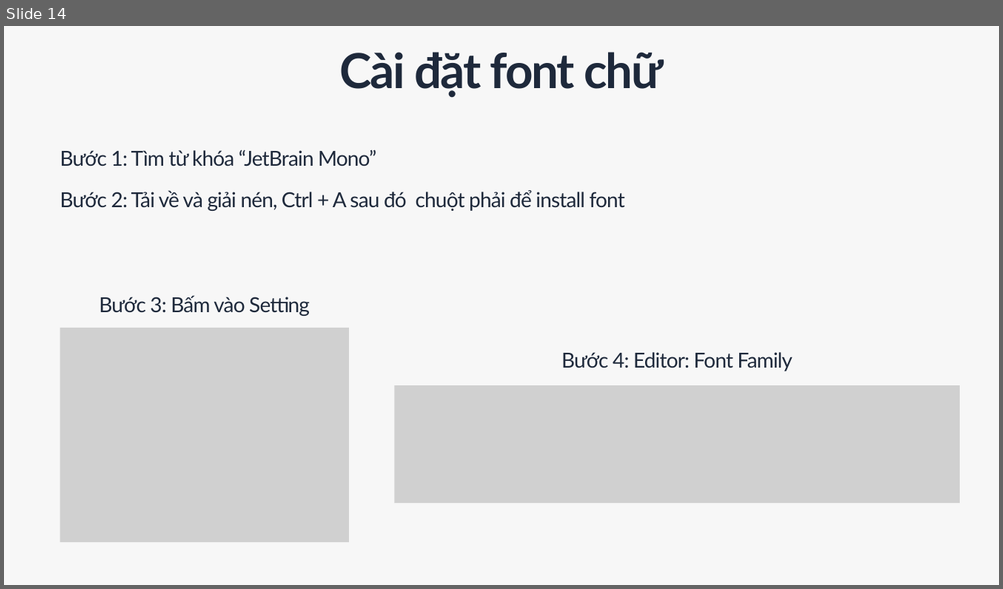
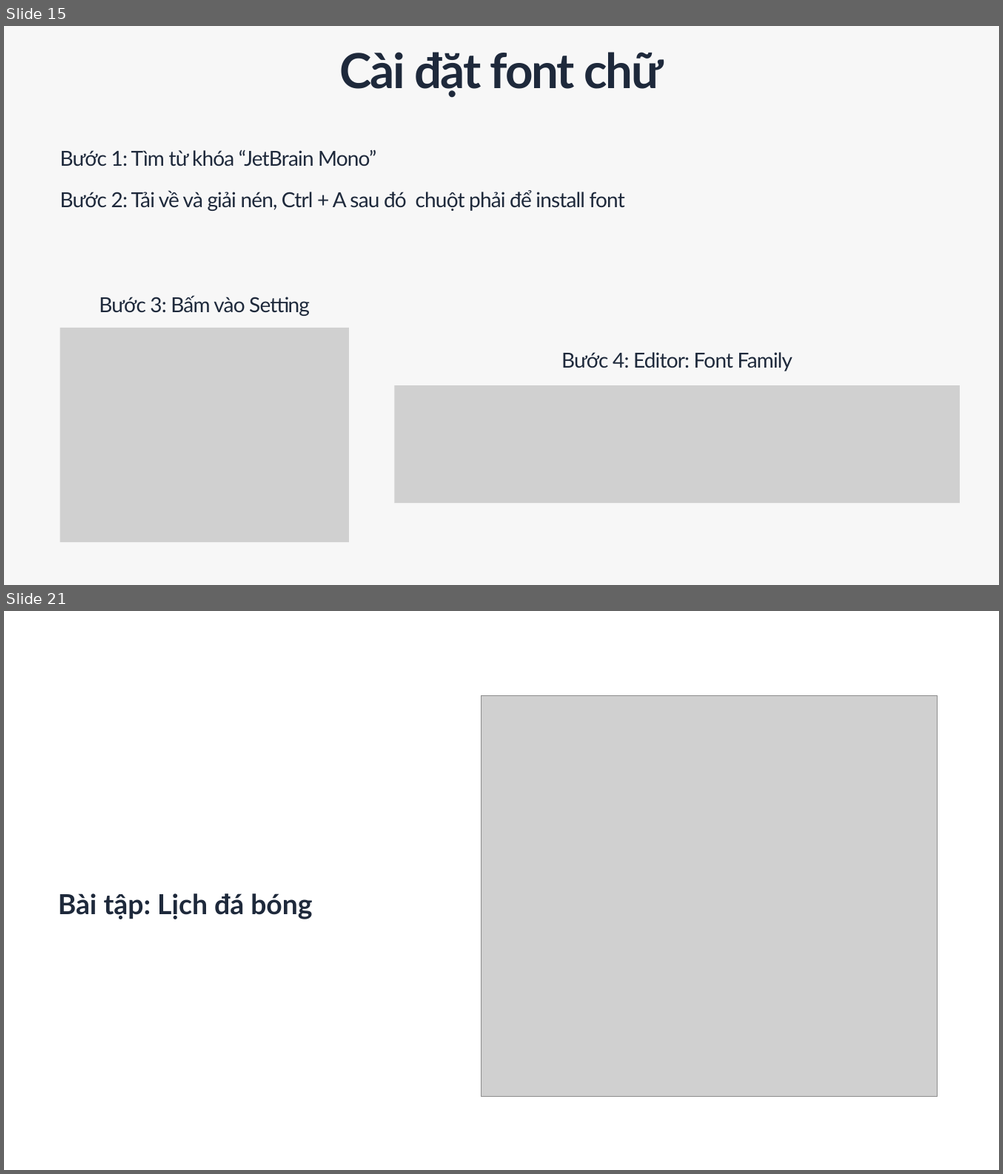
Before and after one commit to trongandev/tai-lieu-day-reactjs-tdsv, a slide deck: giao-an/buoi1/BUỔI 1 TỪ RAZOR VIEW SANG JSX.pptx. Shown one above the other, each under a label of ours: slide 14 before the commit, slides 15 and 21 after it; the slides between them are not shown. The pictures are 1003x589 and 1003x1174 pixels, drawn with LibreOffice and Linux fonts; fonts in the diff are those of the drawing; grey boxes stand for pictures. Boxes give left, top, right and bottom in pixels: in the first picture for what was removed or moved away, otherwise in the second. Text is boxed around its words. In the diff, an @@ line names an element or a change of style, - is before the commit and + after.

```diff
--- a/giao-an/buoi1/BUỔI 1 TỪ RAZOR VIEW SANG JSX.pptx
+++ b/giao-an/buoi1/BUỔI 1 TỪ RAZOR VIEW SANG JSX.pptx
@@ slide 21 added at (x1=4, y1=611, x2=999, y2=1170), background #FFFFFF @@
@@ picture added at (x1=481, y1=696, x2=936, y2=1097) @@
@@ text added at (x1=58, y1=894, x2=312, y2=920), 40 pt, text #1E293B, bold @@
+Bài tập: Lịch đá bóng
@@ what was slide 14 is now slide 15 @@
```
Also in this commit, not shown: 3 slides changed, 6 other slides added, 2 slides removed, 4 other files.
